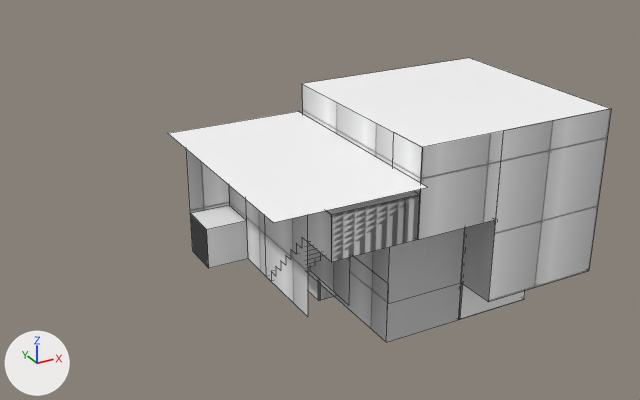
Two versions of the Blender file Program/Ψ/Data/StageMap/Area2/Area2.blend, one commit apart.
Rendered twice from a camera (50 mm lens) standing at (-48.1, -62.9, 43.9) and looking at (-9.7, 7.0, 8.9). The lights are fixed; the arrows at lower left show +X, +Y and +Z. Mesh edges are drawn as thin lines.

The first picture shows 'Area2', 'Area2.001'.
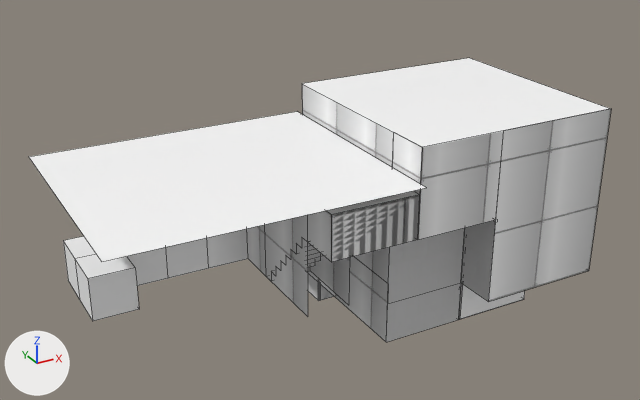
The edits, one by one:
me_grid_001 is used by ob_area2_001; location (0.0, 0.0, 0.0); rotation (6.283, 0.0, 4.712), in degrees (360, 0, 270).
me_grid_001 had 76 vertices, 38 faces and spanned x -10.8..11.0, y -23.4..-10.0, z 5.0..17.0.
me_grid_001 now has 92 vertices, 54 faces and spans x -10.8..11.0, y -35.8..-10.0, z 5.0..17.0.
Part 1, on me_grid_001:
2 vertices are removed from x -10.8..11.0, y -23.4, z 17.0.
2 faces are deleted.
2 vertices move from x -10.8..11.0, y -10.0, z 17.0 to x -10.8..11.0, y -10.1, z 17.0.
18 vertices are added at x -10.8..11.0, y -35.8..-26.0, z 5.0..17.0.
14 new faces join them, mat_ground (white #ffffff).
4 new faces join them, mat_outwall.
me_grid_001 no longer uses material mat_dark (black #353535).

Location of each change, [x1, y1, x2, y2] in pixels of the pictures (640 x 400 px):
'Area2.001', reshaped (52% wider)
    before: [168, 111, 428, 317]
    after: [29, 112, 426, 321]
part 1 of me_grid_001, built on
    before: [168, 111, 428, 268]
    after: [29, 112, 426, 321]
